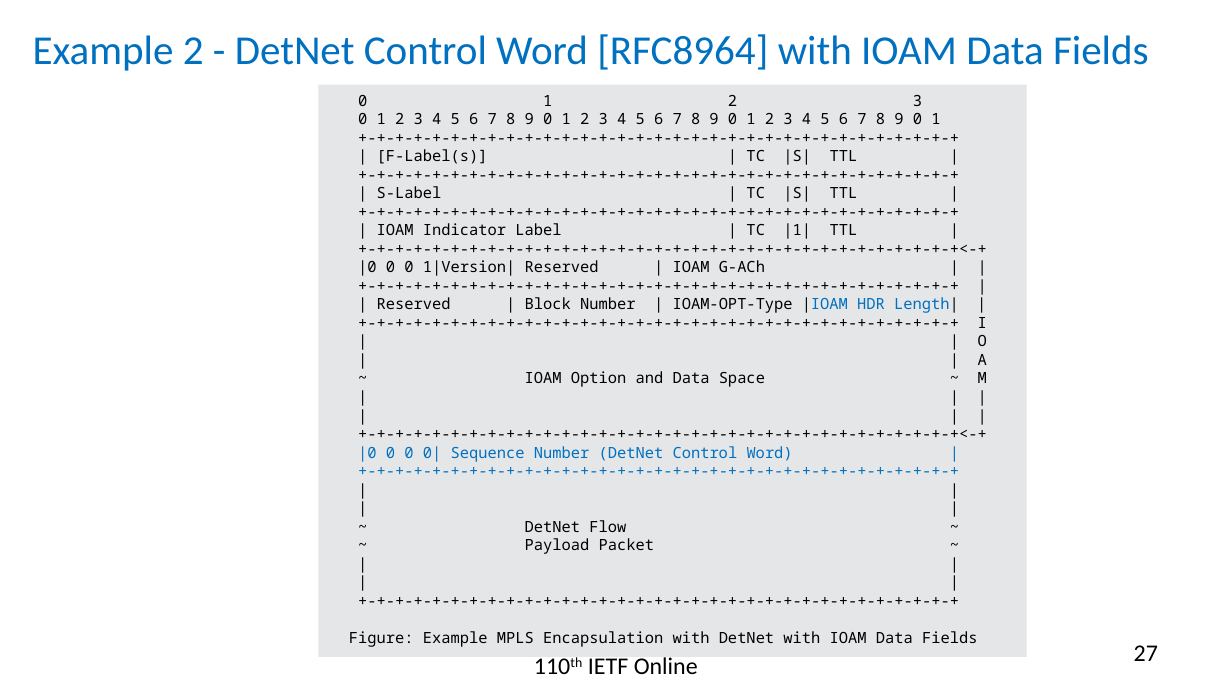
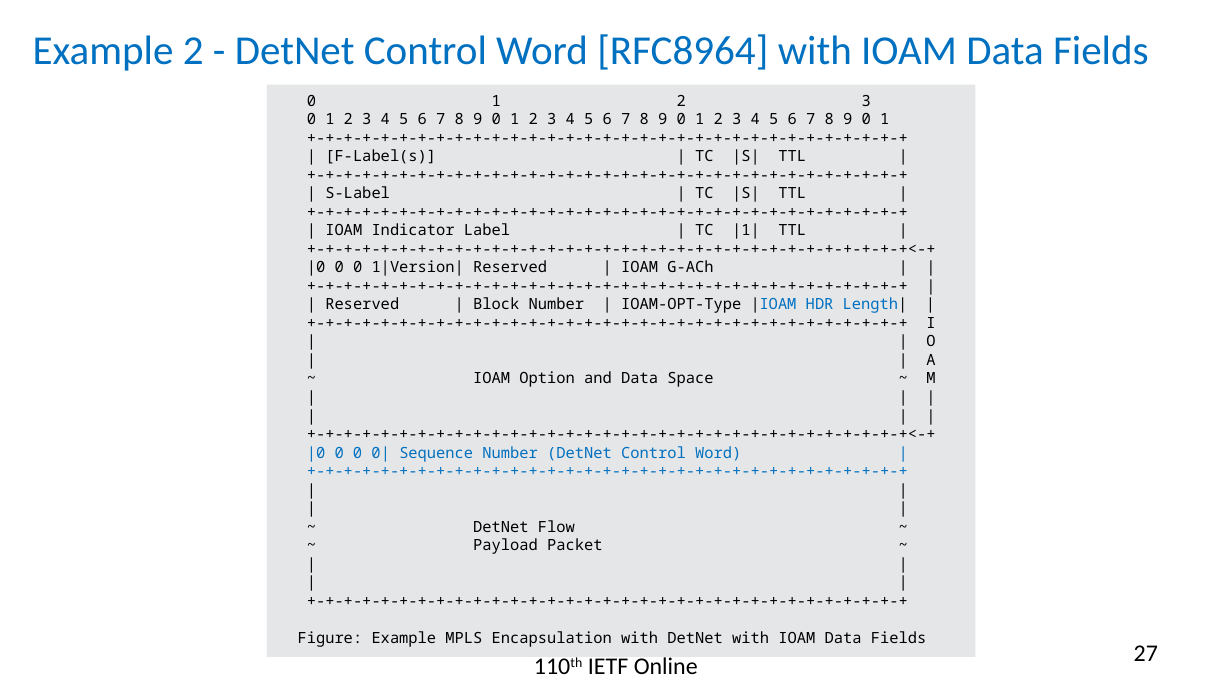
Before and after one commit to rakgandhi/ietf-slides, a slide deck: slide 27 of draft-gandhi-mpls-ioam-sr-06.pptx. Drawn at 1232x693 pixels with LibreOffice and Linux fonts; fonts in the diff are those of the drawing. Boxes give left, top, right and bottom in pixels: in the first picture for what was removed or moved away, otherwise in the second. Text is boxed around its words. In the diff, an @@ line names an element or a change of style, - is before the commit and + after.

```diff
--- a/draft-gandhi-mpls-ioam-sr-06.pptx
+++ b/draft-gandhi-mpls-ioam-sr-06.pptx
@@ rectangle "0 1 2 3": place and size @@
-rectangle "0 1 2 3" at [318, 85, 1026, 657]
+rectangle "0 1 2 3" at [267, 85, 976, 657]
```
Also in this commit, not shown: 5 other slides changed, 1 other file.
